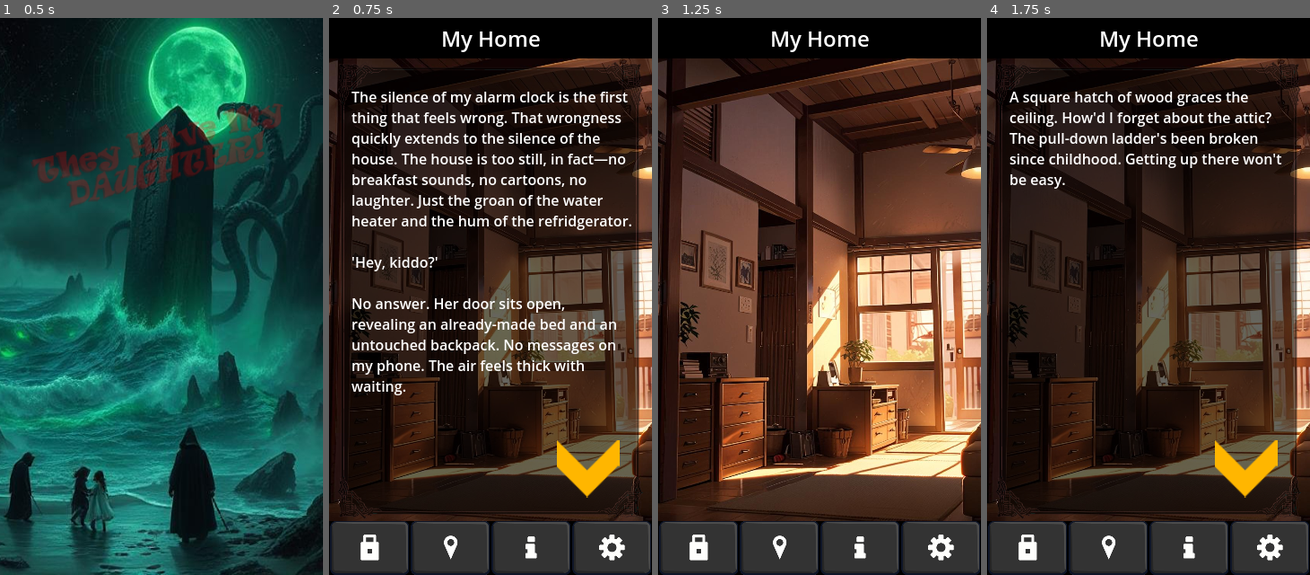
Above: before the commit, frames 1-4 (left to right).
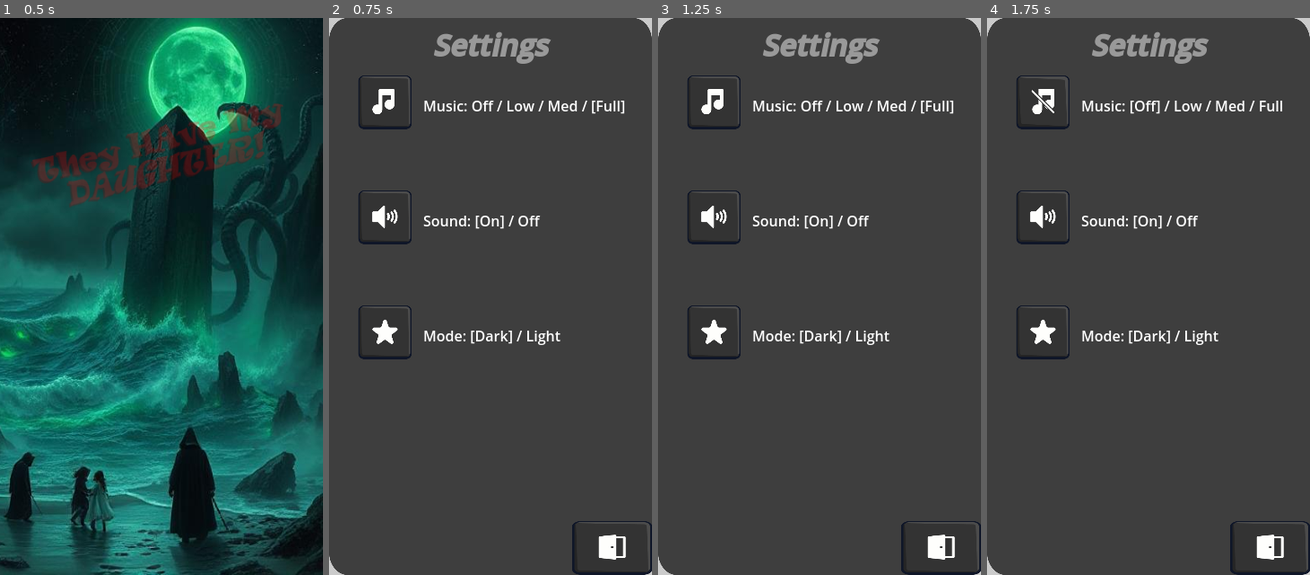
Above: after the commit, the same moments.

Repository: Ayelis/thmd
Game: Godot game, scene res://TitleScreen.tscn
Same seed, same stepped clock (60 frames per second), same inputs: the game is played once before the commit and once after it.
Inputs (mouse positions are in pixels of both pictures, inside the frame that each line leads up to):
- Up to frame 1 (0.5 s): no input
- Up to frame 2 (0.75 s): tap Enter (ui_accept) at 0.5 s; move the mouse to (561, 268) at 0.52 s
- Up to frame 3 (1.25 s): tap Enter (ui_accept) at 0.77 s
- Up to frame 4 (1.75 s): click (1041, 101) at 1.25 s, where only the run after the commit has a clickable "Music: Off / Low / Med / [Ful…"

Frame 1 is identical in both runs. In frame 2, 90% of the frame differs, in the area x 0-100%, y 0-100%; in frame 3, 90%; in frame 4, 91%.

Commit message:
Music Volume fix

Diff:
--- a/Game.tscn
+++ b/Game.tscn
@@ -840,6 +840,7 @@
 stretch_mode = 5
 
 [node name="Insanity" type="Control" parent="CanvasLayer"]
+visible = false
 layout_mode = 3
 anchors_preset = 15
 anchor_right = 1.0
@@ -1106,7 +1107,6 @@
 text = "[color=#999999][font_size=32][center][i][b]Information[/b][/i][/center][/font_size][/color]"
 
 [node name="Settings" type="Control" parent="CanvasLayer"]
-visible = false
 layout_mode = 3
 anchors_preset = 8
 anchor_left = 0.5
@@ -1159,9 +1159,9 @@
 
 [node name="Music" type="TextureButton" parent="CanvasLayer/Settings/Panel"]
 layout_mode = 0
-offset_left = 64.0
+offset_left = 32.0
 offset_top = 64.0
-offset_right = 124.0
+offset_right = 92.0
 offset_bottom = 124.0
 texture_normal = ExtResource("16_hmewc")
 texture_pressed = ExtResource("17_7ged1")
@@ -1171,18 +1171,17 @@
 
 [node name="Label" type="Label" parent="CanvasLayer/Settings/Panel/Music"]
 layout_mode = 0
-offset_left = 89.0
+offset_left = 73.0
 offset_top = 22.0997
-offset_right = 129.0
+offset_right = 310.0
 offset_bottom = 45.0997
-text = "Music: [On] / Off"
+text = "Music: Off / Low / Med / [Full]"
 
 [node name="Sound" type="TextureButton" parent="CanvasLayer/Settings/Panel"]
-visible = false
-layout_mode = 0
-offset_left = 64.0
+layout_mode = 0
+offset_left = 32.0
 offset_top = 192.0
-offset_right = 124.0
+offset_right = 92.0
 offset_bottom = 252.0
 texture_normal = ExtResource("18_0mevm")
 texture_pressed = ExtResource("19_w2501")
@@ -1192,17 +1191,17 @@
 
 [node name="Label" type="Label" parent="CanvasLayer/Settings/Panel/Sound"]
 layout_mode = 0
-offset_left = 89.0
+offset_left = 73.0
 offset_top = 22.0997
-offset_right = 129.0
+offset_right = 203.0
 offset_bottom = 45.0997
 text = "Sound: [On] / Off"
 
 [node name="Light" type="TextureButton" parent="CanvasLayer/Settings/Panel"]
 layout_mode = 0
-offset_left = 64.0
+offset_left = 32.0
 offset_top = 320.0
-offset_right = 124.0
+offset_right = 92.0
 offset_bottom = 380.0
 texture_normal = ExtResource("20_jsoai")
 texture_pressed = ExtResource("21_bisgb")
@@ -1212,9 +1211,9 @@
 
 [node name="Label" type="Label" parent="CanvasLayer/Settings/Panel/Light"]
 layout_mode = 0
-offset_left = 89.0
+offset_left = 73.0
 offset_top = 22.0997
-offset_right = 129.0
+offset_right = 227.0
 offset_bottom = 45.0997
 text = "Mode: [Dark] / Light"
 
--- a/scripts/AudioManager.gd
+++ b/scripts/AudioManager.gd
@@ -8,6 +8,12 @@
 # SFX
 var sfx_muted := false
 var SFX_BUS_ID := AudioServer.get_bus_index("SFX")
+
+# Add to AudioManager.gd
+func _ready():
+	# Initialize with default values matching Global
+	music_muted = Global.silenced
+	sfx_muted = Global.muted
 
 func play_music(track: AudioStream):
 	if music_player and music_player.stream == track:
--- a/scripts/Global.gd
+++ b/scripts/Global.gd
@@ -1,33 +1,40 @@
 #Global.gd
 extends Node
 
-var silenced := false  # Default: Music stopped
-var muted := false  # Default: Sound stopped
 var dark_mode := true  # Default: Dark Mode
 signal reset_game
 
-@export var audio_player: AudioStreamPlayer2D
-var volume_levels = [1.0, 0.0, 0.33, 0.66]  # 1.0 = full, 0.0 = mute
-var current_level = 0
+var music_volume_levels := [-80.0, -10.0, -5.0, 0.0]  # Mute, 33%, 66%, 100%
+var current_volume_index := 3  # Start at 100% volume
+var silenced := false  # Default: Music stopped
+var muted := false  # Default: Sound stopped
+
+signal music_changed(is_silenced: bool)
+signal sound_changed(is_muted: bool)
+signal theme_changed(is_dark_mode: bool)
+
 func toggle_music():
-	if !audio_player:
-		push_error("Global.gd: audio_player is null. Did GameManager assign it?")
-		return
-	match current_level:
-		0: audio_player.volume_db = -80.0  # Mute
-		1: audio_player.volume_db = -10.0  # 33%
-		2: audio_player.volume_db = -5.0   # 66%
-		3: audio_player.volume_db = 0.0    # 100%
-	current_level = (current_level + 1) % 4
-#	audio_player.volume_db = linear_to_db(volume_levels[current_level])
-#	current_level = (current_level + 1) % volume_levels.size()
-#	emit_signal("music_changed", volume_levels[current_level] == 0.0)
-	print("music_changed ", current_level)
+	if silenced:
+		# If currently silenced, unmute at last volume level
+		silenced = false
+		AudioManager.toggle_music_mute(false)
+		current_volume_index = (current_volume_index + 1) % music_volume_levels.size()
+		AudioManager.music_player.volume_db = music_volume_levels[current_volume_index]
+	else:
+		# Cycle through volume levels
+		current_volume_index = (current_volume_index + 1) % music_volume_levels.size()
+		if current_volume_index == 0:
+			# If we reached mute level, set silenced flag
+			silenced = true
+		AudioManager.music_player.volume_db = music_volume_levels[current_volume_index]
+	music_changed.emit(silenced)
+	print("Music volume: ", music_volume_levels[current_volume_index], " dB (Silenced: ", silenced, ")")
 
 func toggle_sound():
 	muted = !muted
-	AudioManager.toggle_sfx_mute(muted)   # Mute SFX
-	emit_signal("sound_changed", muted)
+	AudioManager.toggle_sfx_mute(muted)
+	sound_changed.emit(muted)
+	print("SFX muted: ", muted)
 
 func toggle_theme():
 	dark_mode = !dark_mode
@@ -35,7 +42,3 @@
 
 func reset():
 	emit_signal("reset_game")
-
-signal music_changed(is_silenced)
-signal sound_changed(is_muted)
-signal theme_changed(is_dark_mode)
--- a/scripts/settings.gd
+++ b/scripts/settings.gd
@@ -11,9 +11,6 @@
 # Settings.gd
 func _ready():
 	GameManager.connect("theme_ready", _update_theme)
-
-	Global.audio_player = $AudioStreamPlayer2D
-	print("Player assigned: ", Global.audio_player != null)  # Must print TRUE
 	Global.music_changed.connect(_update_music_ui)
 	Global.sound_changed.connect(_update_sfx_ui)
 	Global.theme_changed.connect(_update_theme)
@@ -28,7 +25,20 @@
 	$Panel/Light.pressed.connect(_on_light_pressed)
 
 func _update_music_ui(is_silenced: bool):
-	$Panel/Music/Label.text = "Music: %s" % ("On / [Off]" if is_silenced else "[On] / Off")
+	var volume_text := ""
+	var current_volume = Global.current_volume_index
+
+	# Create the volume string with highlighted current level
+	for i in range(4):
+		var volume_level = ["Off", "Low", "Med", "Full"][i]
+		if i == current_volume:
+			volume_text += "[%s]" % volume_level
+		else:
+			volume_text += volume_level
+		if i < 3:  # Add separators between items
+			volume_text += " / "
+
+	$Panel/Music/Label.text = "Music: %s" % volume_text
 	update_buttons(Global.dark_mode)
 
 func _update_sfx_ui(is_muted: bool):
